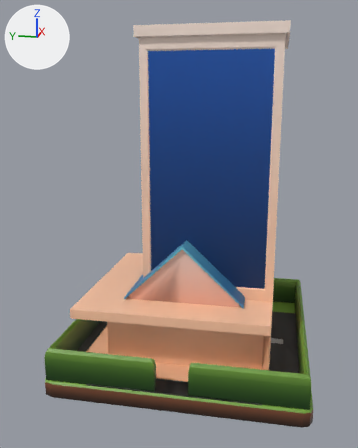
The FBX model Assets/Meshes/Tiles.fbx: old version first, new version second.
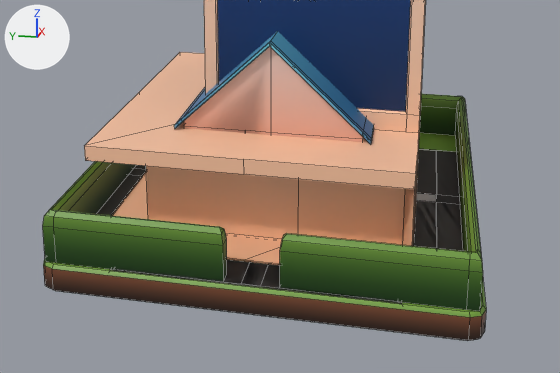
There are two pictures of each version: one whole from a camera (50 mm lens) standing at (-2.021, -0.337, 1.008) and looking at (-0.035, 0.06, 0.511), one close up on the part from 5% to 100% of the width and 49% to 100% of the height. The axes (+X, +Y, +Z) are drawn at upper left. The lights are the same throughout. The close-ups show mesh edges as thin lines. Where no turn or scale is listed for an object, it has been applied to the vertices.

The scene before the commit, as lines of its bpy script (objects in view):
```python
me_cube_002 = bpy.data.meshes.new('Cube.002')
me_cube_002.from_pydata(...)  # 141 vertices, 136 faces; spans x -0.481..0.485, y -0.479..0.479, z -0.003..0.482
me_cube_002.materials.append(mat_material)  # picture img_gradient_png
me_cube_003 = bpy.data.meshes.new('Cube.003')
me_cube_003.from_pydata(...)  # 138 vertices, 123 faces; spans x -0.399..0.362, y -0.355..0.406, z 0.002..1.276
me_cube_003.materials.append(mat_material)  # picture img_gradient_png
me_cube_005 = bpy.data.meshes.new('Cube.005')
me_cube_005.from_pydata(...)  # 120 vertices, 86 faces; spans x -0.485..0.484, y -0.485..0.485, z -0.02..0.0
me_cube_005.materials.append(mat_material)  # picture img_gradient_png
ob_house = bpy.data.objects.new('House', me_cube_002)
ob_house.location = (0.0, 0.0, 0.0)
ob_road_cross = bpy.data.objects.new('Road Cross', me_cube_005)
ob_road_cross.location = (0.0, 0.0, 0.0)
ob_skyscraper = bpy.data.objects.new('Skyscraper', me_cube_003)
ob_skyscraper.location = (0.0, 0.0, 0.0)
# also in view: 'Tile' at (0.0, 0.0, -0.037); 'Road Curve' at (-0.08, -0.08, -0.01); 'Road Straight' at (0.0, 0.0, -0.01)
```
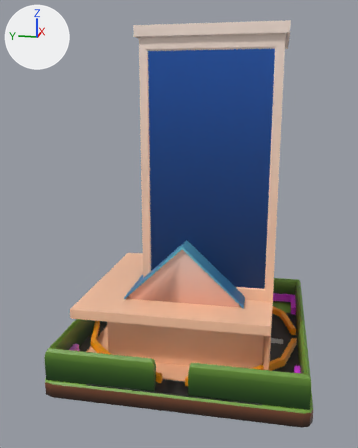
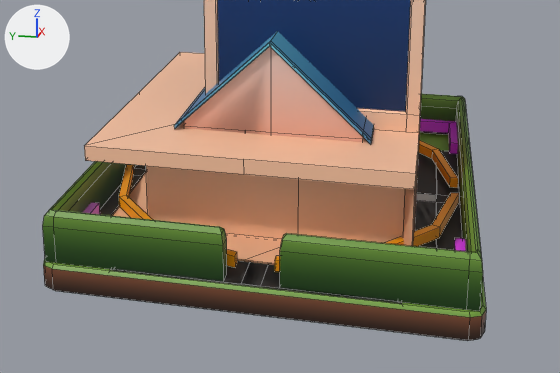
Edits to the bpy script that builds the scene:
```text
Add me_cube_008:
    me_cube_008.from_pydata(...)  # 48 vertices, 40 faces; spans x -0.461..0.461, y -0.461..0.461, z 0.01..0.044
    me_cube_008.materials.append(mat_material)  # picture img_gradient_png
Add me_cylinder:
    me_cylinder.from_pydata(...)  # 64 vertices, 56 faces; spans x -0.447..0.447, y -0.447..0.447, z 0.014..0.042
    me_cylinder.materials.append(mat_material)  # picture img_gradient_png
Add ob_square:
    ob_square = bpy.data.objects.new('Square', me_cube_008)
    ob_square.location = (0.0, 0.0, 0.0)
Add ob_circle:
    ob_circle = bpy.data.objects.new('Circle', me_cylinder)
    ob_circle.location = (0.0, 0.0, 0.0)
```

Pixel boxes (x1, y1, x2, y2) of what changed, in the close-ups (560 x 373 px):
'Circle', added (brown): after (119, 140, 459, 272)
'Square', added (purple): after (82, 119, 465, 251)
